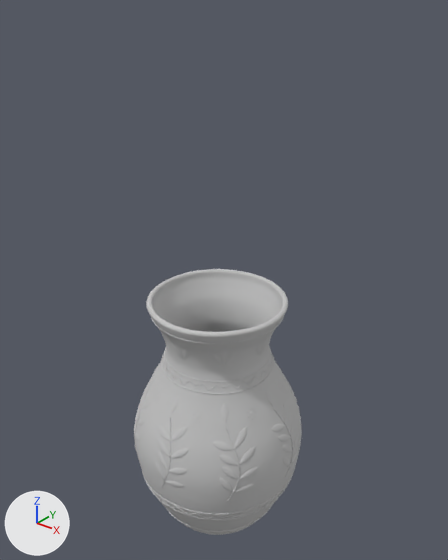
A saved change to the glTF model assets/models/propios/jarron_talavera.gltf.
Camera for both pictures: a camera (50 mm lens) standing at (0.404, -0.493, 0.637) and looking at (-0.002, 0.015, 0.321). Arrows for +X, +Y and +Z are at lower left; the lights stay in place. The older version comes first.

Objects in the first picture: 'jarron_talavera'.
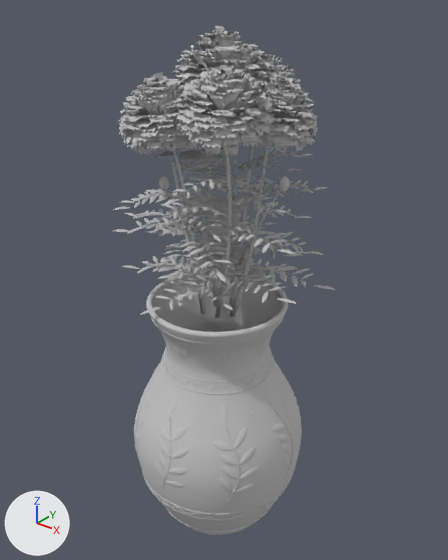
Boxes [x1, y1, x2, y2] around the edits, measured in the pictures (448 x 560 px):
'ramo_cempasuchil_optimizado', added
    after: [113, 26, 336, 318]

Patch to the scene script:
```diff
--- a/assets/models/propios/jarron_talavera.gltf.py
+++ b/assets/models/propios/jarron_talavera.gltf.py
@@ me_tallo_flor_01 @@
+me_tallo_flor_01.from_pydata(...)  # 95608 vertices, 108686 faces; spans x -0.124..0.133, y -0.107..0.12, z 0.286..0.596
+me_tallo_flor_01.materials.append(mat_gris_mate)  # light grey #c4c4c4
@@ ob_ramo_cempasuchil_optimizado @@
+ob_ramo_cempasuchil_optimizado = bpy.data.objects.new('ramo_cempasuchil_optimizado', me_tallo_flor_01)
+ob_ramo_cempasuchil_optimizado.location = (0.0, 0.0, 0.0)
```
